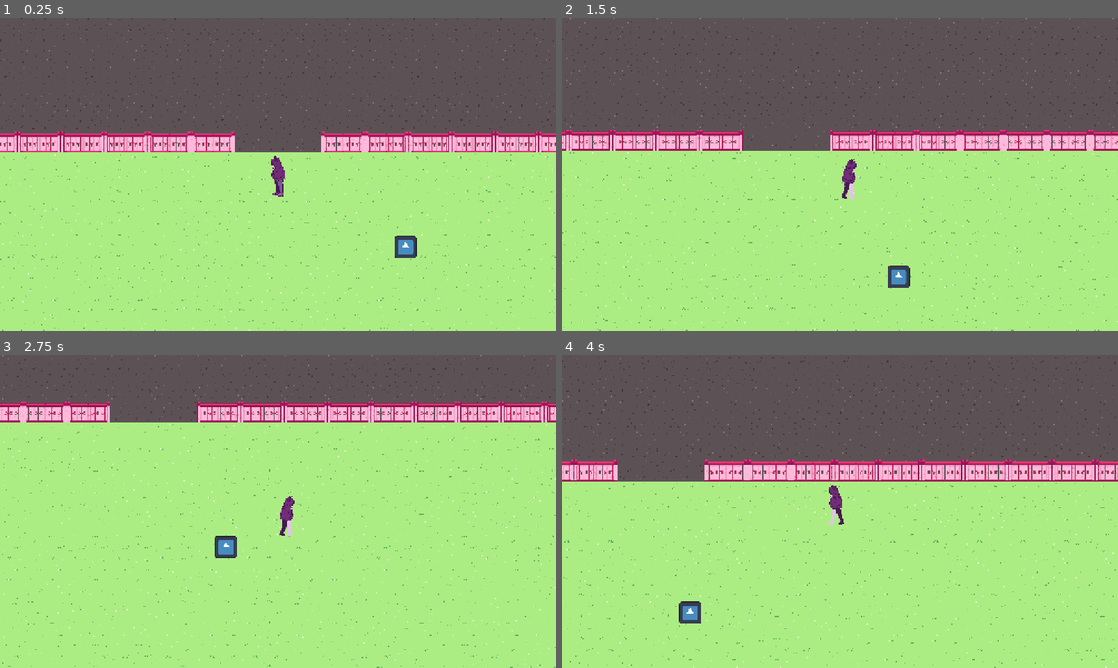
Above: before the commit, frames 1-4 (two rows, left to right).
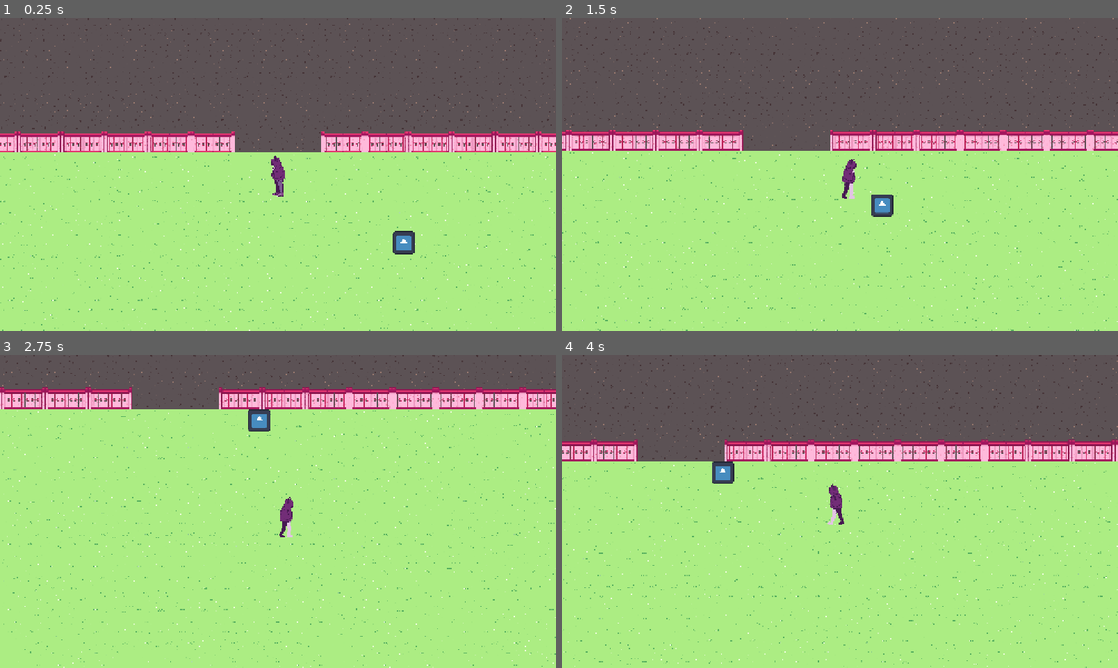
Above: after the commit, the same moments.

Repository: HarryEales/juniperdev-game-jam
Game: Godot game, scene res://actors/world/world.tscn
Two runs of this game, one before a commit and one after it. Both use one fixed random seed, a clock stepped at 60 frames per second and the inputs below. The engine's default icon, where the game draws it, is replaced by a stand-in: a white triangle on a blue panel in a dark square.
Inputs (mouse positions are in pixels of both pictures, inside the frame that each line leads up to):
- Up to frame 1 (0.25 s): no input
- Up to frame 2 (1.5 s): move the mouse to (962, 158) at 0.52 s; press the mouse at (962, 158) at 0.53 s; hold D (move_right) 0.53-1.28 s; move the mouse to (728, 190) at 1.27 s; release the mouse at (728, 190) at 1.28 s; hold S (move_down) from 1.28 s (still down); click (728, 190) at 1.35 s
- Up to frame 3 (2.75 s): move the mouse to (333, 442) at 2.02 s; release S (move_down) at 2.03 s; press the mouse at (333, 442) at 2.03 s; hold D (move_right) from 2.03 s (still down)
- Up to frame 4 (4 s): move the mouse to (812, 574) at 2.77 s; release D (move_right) at 2.78 s; release the mouse at (812, 574) at 2.78 s; hold W (move_up) 2.78-3.53 s; click (812, 574) at 2.85 s; move the mouse to (1006, 558) at 3.52 s; press the mouse at (1006, 558) at 3.53 s; hold A (move_left) from 3.53 s (still down)

The runs differ from the first frame. In frame 1, 0.3% of the frame differs, in the area x 70-75%, y 68-77%; in frame 2, 0.6%; in frame 3, 13%; in frame 4, 15%, in the area x 0-100%, y 0-100%.

Commit message:
no more f1 driver dog
made the dogs movement more normal looking. no more weird u-turns or completely unpredictable movement

Diff:
--- a/actors/base_dog/states/base_dog_regular_state.gd
+++ b/actors/base_dog/states/base_dog_regular_state.gd
@@ -15,13 +15,21 @@
 
 var _random_direction_array : Array[Vector2] = [
 	Vector2(1, 0),
+	Vector2(1, 0.5),
 	Vector2(1, 1),
+	Vector2(0.5, 1),
 	Vector2(0, 1),
+	Vector2(-0.5, 1),
 	Vector2(-1, 1),
+	Vector2(-1, 0.5),
 	Vector2(-1, 0),
+	Vector2(-1, -0.5),
 	Vector2(-1, -1),
+	Vector2(-0.5, -1),
 	Vector2(0, -1),
-	Vector2(1, -1)
+	Vector2(0.5, -1),
+	Vector2(1, -1),
+	Vector2(1, -0.5)
 ]
 
 var _current_random_direction : int = 0
@@ -38,7 +46,7 @@
 	_movement_handler = _root_entity._handler_parent._handler_dict["MovementHandler"]
 
 	_current_action = CURRENT_ACTION.WALK
-	_current_random_direction = randi_range(0, 7)
+	_current_random_direction = randi_range(0, _random_direction_array.size() - 1)
 	_movement_timer.wait_time = randf_range(min_max_walk_time.x, min_max_walk_time.y)
 	_current_walk_interval = 1
 	_current_total_walk_interval = randi_range(min_max_walk_intervals.x, min_max_walk_intervals.y)
@@ -49,7 +57,6 @@
 func _update(delta : float) -> void:
 	if _current_action == CURRENT_ACTION.WALK:
 		_movement_handler.move(delta, _random_direction_array[_current_random_direction])
-		#print(_random_direction_array[_current_random_direction])
 	else:
 		_movement_handler.move(delta, Vector2.ZERO)
 
@@ -60,9 +67,19 @@
 		_movement_timer.wait_time = randf_range(min_max_idle_time.x, min_max_idle_time.y)
 		_movement_timer.start()
 	elif _current_action == CURRENT_ACTION.WALK and _current_walk_interval < _current_total_walk_interval:
-		_current_random_direction = randi_range(0, _random_direction_array.size() - 1)
+		var positive_or_negative : int = randi_range(1, 2)
+		if positive_or_negative == 1:
+			_current_random_direction -= 1
+			if _current_random_direction < 0:
+				_current_random_direction = _random_direction_array.size() - 1
+		else:
+			_current_random_direction += 1
+			if _current_random_direction >= _random_direction_array.size():
+				_current_random_direction = 0
+
 		_movement_timer.wait_time = randf_range(min_max_walk_time.x, min_max_walk_time.y)
 		_current_walk_interval += 1
+		print(_random_direction_array[_current_random_direction])
 		_movement_timer.start()
 	else:
 		_current_action = CURRENT_ACTION.WALK
@@ -70,4 +87,5 @@
 		_movement_timer.wait_time = randf_range(min_max_walk_time.x, min_max_walk_time.y)
 		_current_walk_interval = 1
 		_current_total_walk_interval = randi_range(min_max_walk_intervals.x, min_max_walk_intervals.y)
+		print(_random_direction_array[_current_random_direction])
 		_movement_timer.start()
